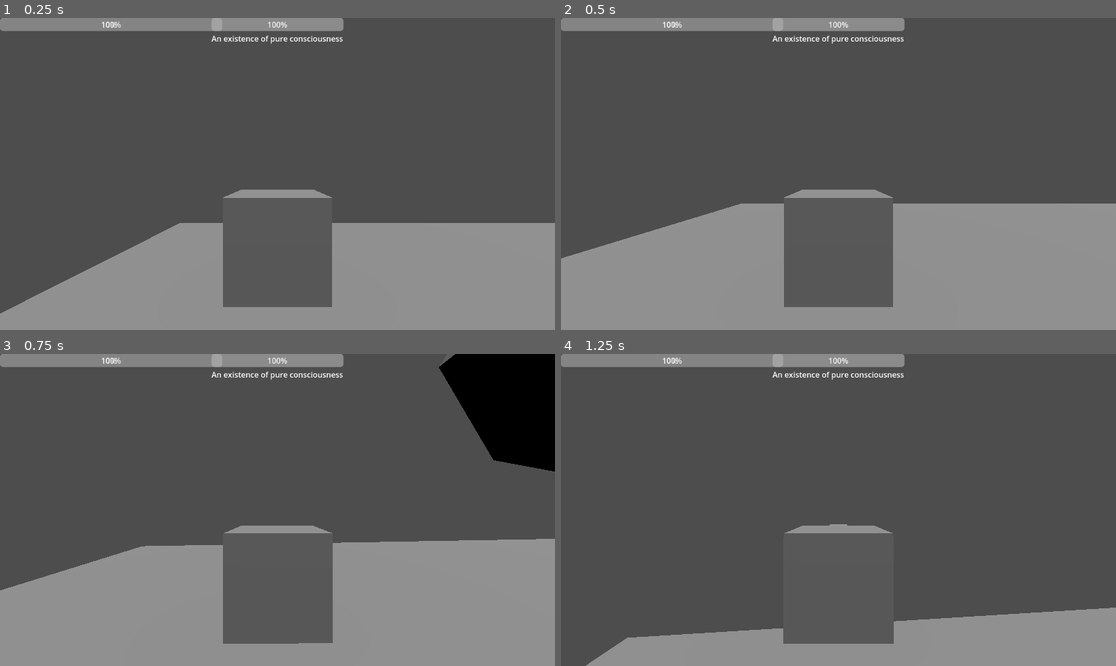
Above: before the commit, frames 1-4 (two rows, left to right).
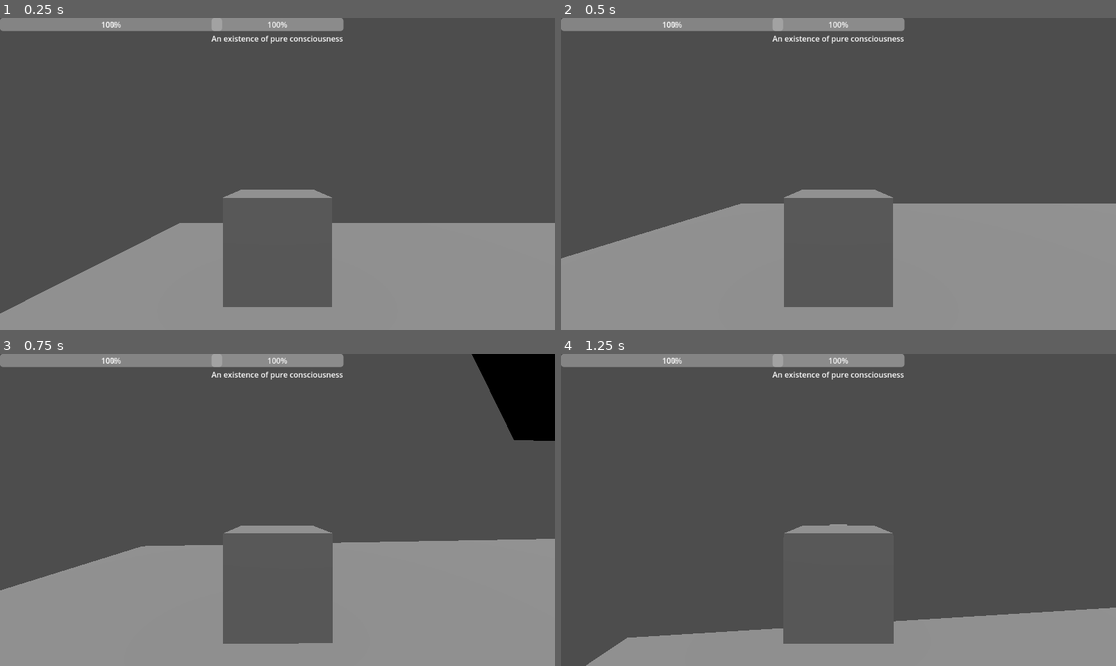
Above: after the commit, the same moments.

Repository: RavenRandomz/cube-extentialis-bossfight
Game: Godot game, scene res://testworld.tscn
Same seed, same stepped clock (60 frames per second), same inputs: the game is played once before the commit and once after it.
Inputs (mouse positions are in pixels of both pictures, inside the frame that each line leads up to):
- Up to frame 1 (0.25 s): no input
- Up to frame 2 (0.5 s): no input
- Up to frame 3 (0.75 s): tap Enter at 0.5 s; move the mouse to (305, 510) at 0.52 s; press the mouse at (305, 510) at 0.53 s; hold W (player_forward) from 0.53 s (still down)
- Up to frame 4 (1.25 s): keep holding W (player_forward); tap Space (player_jump) at 0.77 s

Frames 1-2 are identical in both runs. In frame 3, 2.7% of the frame differs, in the area x 79-100%, y 0-38%; in frame 4, nothing differs.

Commit message:
Remove print function from protector roam state

Diff:
--- a/protector_state_roam.gd
+++ b/protector_state_roam.gd
@@ -2,8 +2,8 @@
 
 var _roam_checkpoint: Vector3
 var _checkpoint_change_threshold: float = 1# How close the protector is to trigger a checkpoint change
-var _roam_force: float = 1
-var _max_speed: float = 5
+var _roam_force: float = 0.40
+var _max_speed: float = 8
 
 func _init(protector:Protector):
 	_protector = protector
@@ -24,7 +24,6 @@
 
 # Called from protector
 func _integrate_forces(state:PhysicsDirectBodyState3D):
-	print(state.linear_velocity)
 	if (state.linear_velocity.length() > _max_speed):
 		state.linear_velocity.x = clamp(state.linear_velocity.x, 0, _max_speed)
 		state.linear_velocity.y = clamp(state.linear_velocity.y, 0, _max_speed)
